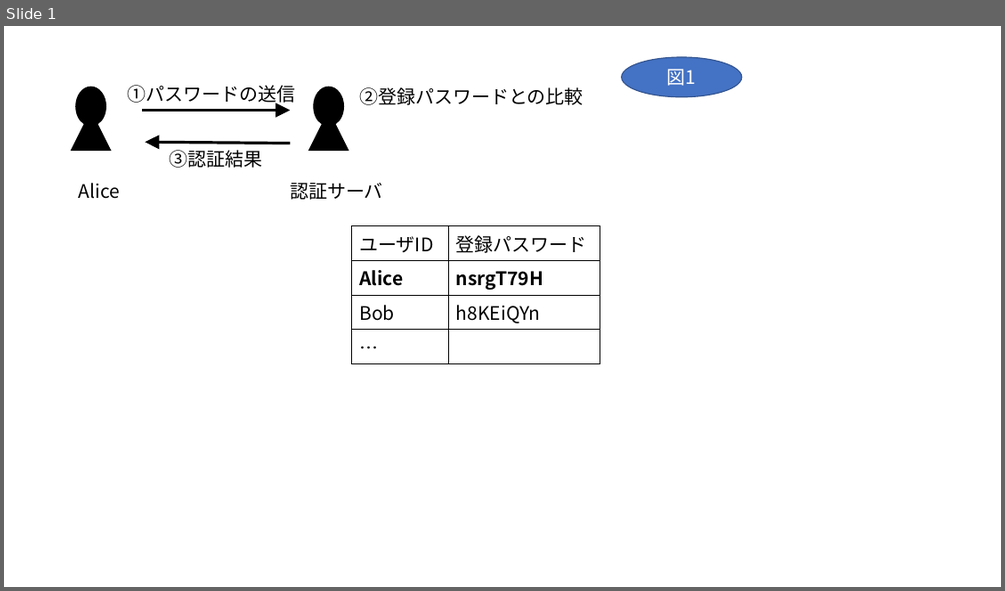
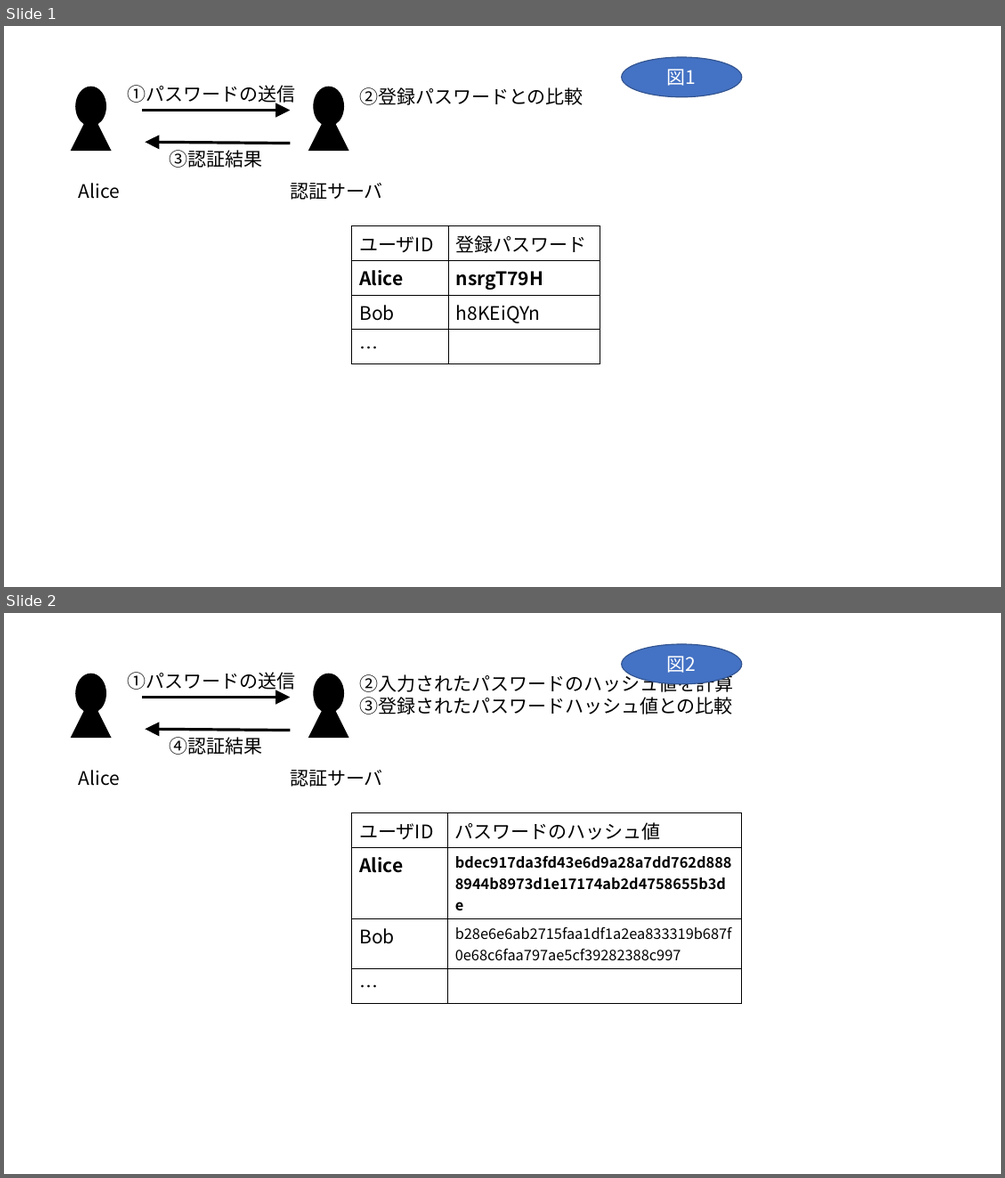
Before and after one commit to akirakanaoka/ouj_infosecintro, a slide deck: 図表用.pptx. Shown one above the other, each under a label of ours: slide 1 before the commit, slides 1 and 2 after it. The pictures are 1005x591 and 1005x1178 pixels, drawn with LibreOffice and Linux fonts; fonts in the diff are those of the drawing. Boxes give left, top, right and bottom in pixels: in the first picture for what was removed or moved away, otherwise in the second. Text is boxed around its words. In the diff, an @@ line names an element or a change of style, - is before the commit and + after.

Commit message:
2章の追記：パスワードのストレッチング部分まで

```diff
--- a/図表用.pptx
+++ b/図表用.pptx
@@ slide 2 added at [4, 613, 1001, 1174], background #FFFFFF @@
@@ ellipse added at [622, 644, 742, 684], fill #4472C4, outline #325491 1 pt, 18 pt, text #FFFFFF @@
+図2
@@ freeform shape added at [72, 674, 111, 737], fill #000000, outline #000000 1 pt @@
@@ text added at [128, 672, 296, 692], 18 pt, text #000000 @@
+①パスワードの送信
@@ freeform shape added at [309, 674, 348, 737], fill #000000, outline #000000 1 pt @@
@@ text added at [359, 672, 733, 714], 18 pt, text #000000 @@
+②入力されたパスワードのハッシュ値を計算
+③登録されたパスワードハッシュ値との比較
@@ arrow added from (142, 697) to (291, 697), #000000 2.75 pt @@
@@ arrow added from (291, 730) to (146, 729), #000000 2.75 pt @@
@@ text added at [169, 737, 262, 755], 18 pt, text #000000 @@
+④認証結果
@@ text added at [79, 770, 120, 786], 18 pt, text #000000 @@
+Alice
@@ text added at [290, 770, 383, 787], 18 pt, text #000000 @@
+認証サーバ
@@ table added at [352, 812, 742, 957], 4 rows, 2 columns @@
+ユーザID | パスワードのハッシュ値
+Alice | bdec917da3fd43e6d9a28a7dd762d8888944b8973d1e17174ab2d4758655b3de
+Bob | b28e6e6ab2715faa1df1a2ea833319b687f0e68c6faa797ae5cf39282388c997
+… | 
```
Also in this commit, not shown: 2 other files.
